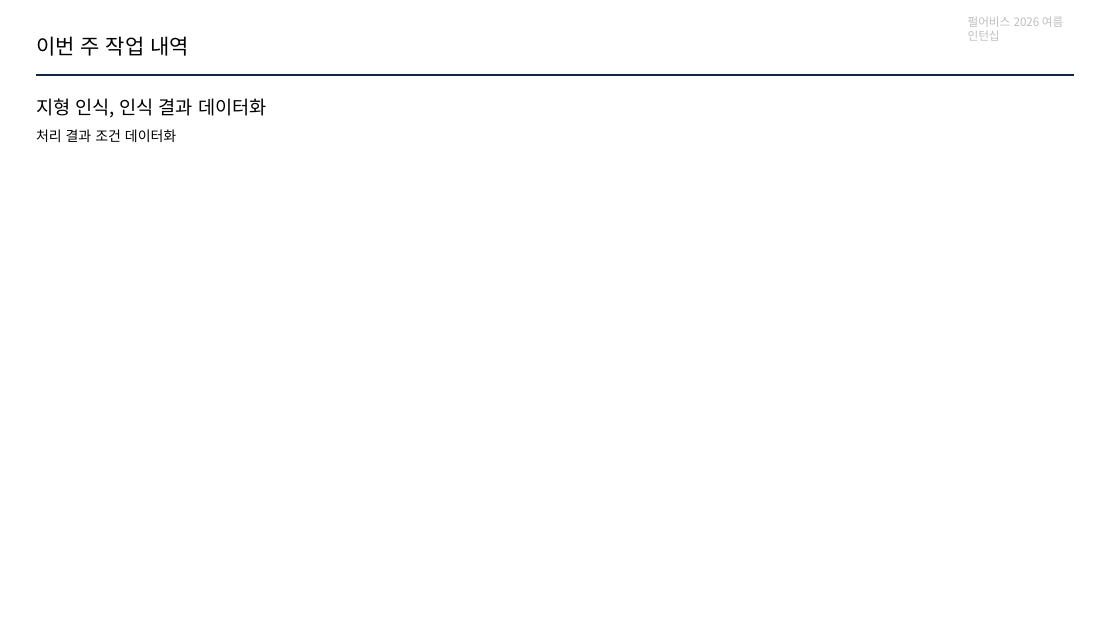
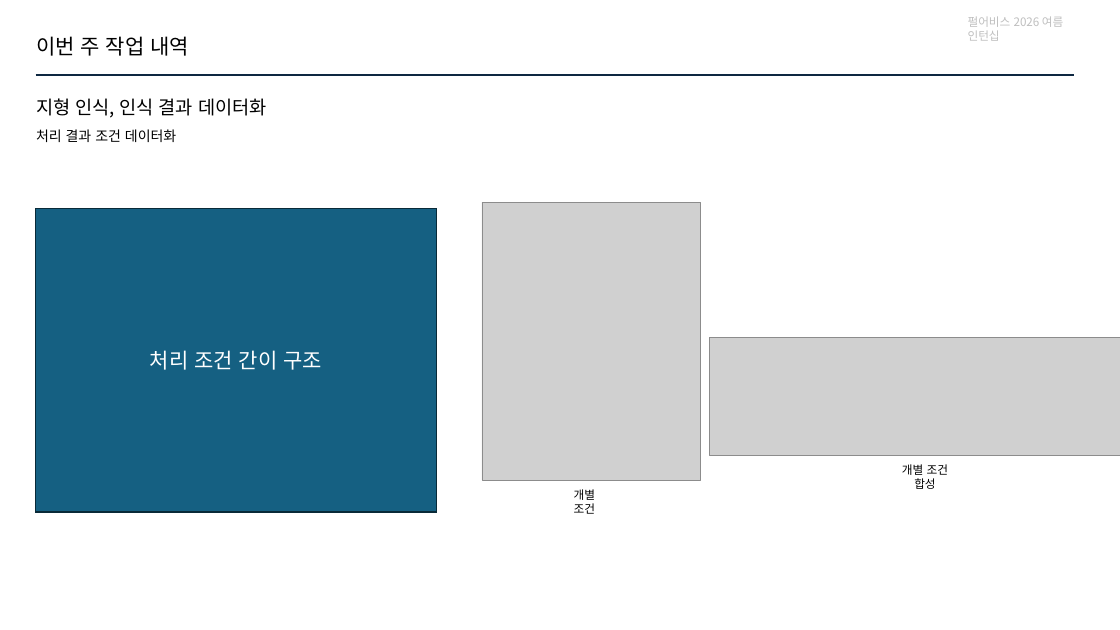
Before and after one commit to jhk0701/PA26-Character-Animation-Parkour, a slide deck: slide 5 of PPT/week6.pptx. Drawn at 1120x630 pixels with LibreOffice and Linux fonts; fonts in the diff are those of the drawing; grey boxes stand for pictures; background and template pictures are left out. Boxes give left, top, right and bottom in pixels: in the first picture for what was removed or moved away, otherwise in the second. Text is boxed around its words. In the diff, an @@ line names an element or a change of style, - is before the commit and + after.

```diff
--- a/PPT/week6.pptx
+++ b/PPT/week6.pptx
@@ rounded rectangle added at (x1=35, y1=208, x2=436, y2=513), fill #156082, outline #092A39 1.5 pt, 18 pt, text #FFFFFF @@
+처리 조건 간이 구조
@@ picture added at (x1=482, y1=202, x2=702, y2=481) @@
@@ picture added at (x1=709, y1=337, x2=1120, y2=455) @@
@@ text added at (x1=902, y1=464, x2=948, y2=489), 10 pt, text #000000 @@
+개별 조건 합성
@@ text added at (x1=574, y1=489, x2=595, y2=514), 10 pt, text #000000 @@
+개별 조건
```
Also in this commit, not shown: 5 other slides changed.
